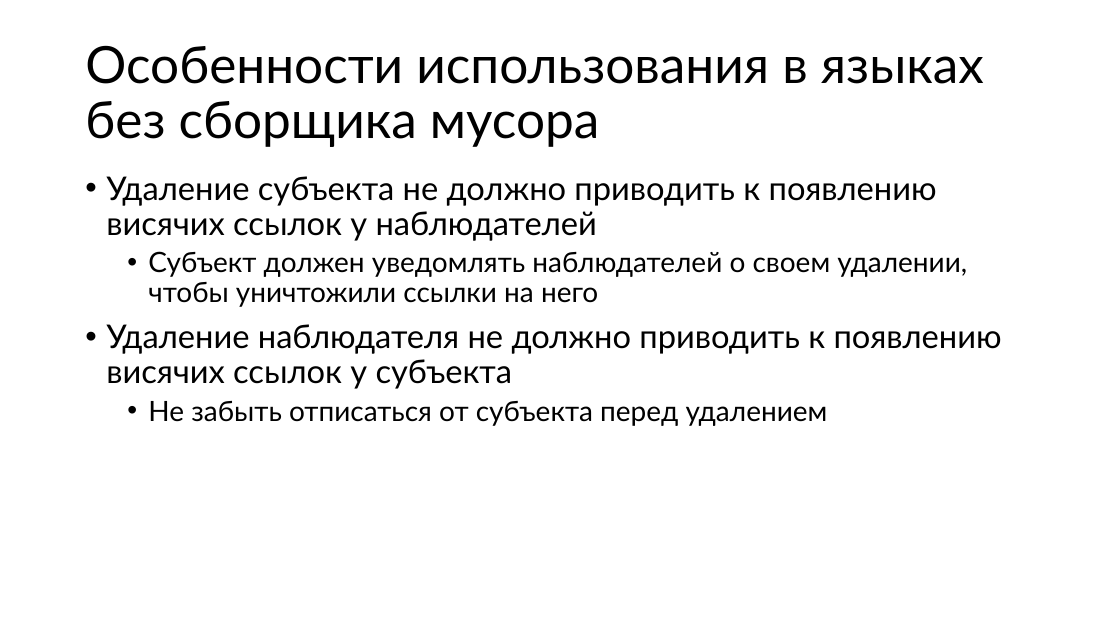
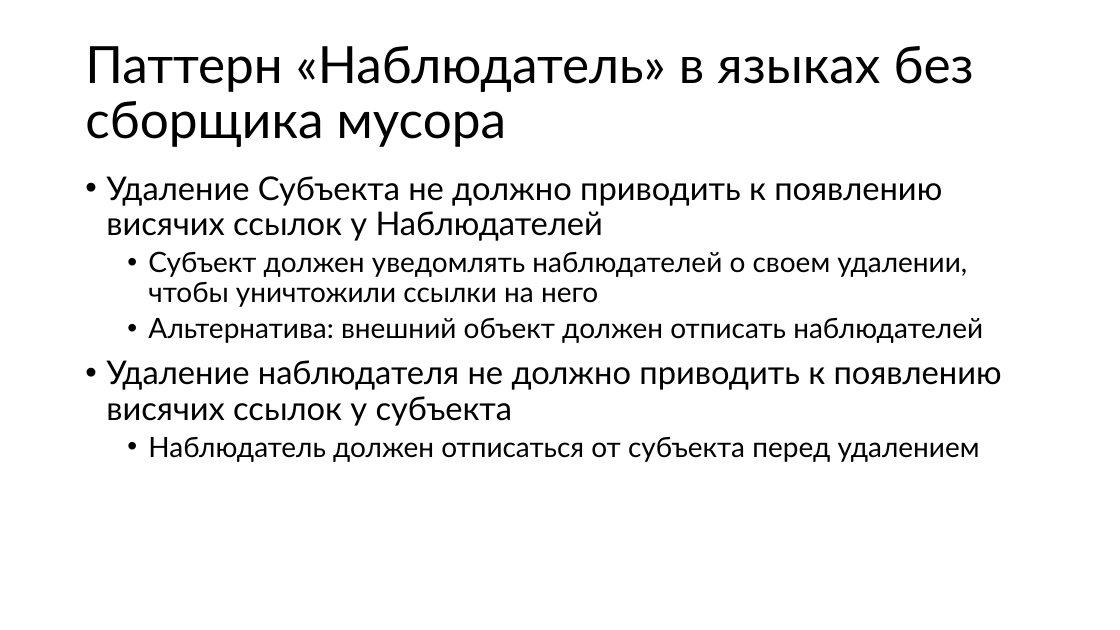
Before and after one commit to alexey-malov/ood, a slide deck: slide 41 of lectures/02.observer/observer.pptx (slide 40 before the commit). Drawn at 1120x630 pixels with LibreOffice and Linux fonts; fonts in the diff are those of the drawing. Boxes give left, top, right and bottom in pixels: in the first picture for what was removed or moved away, otherwise in the second. Text is boxed around its words. In the diff, an @@ line names an element or a change of style, - is before the commit and + after.

Commit message:
обновил лекцию по паттерну "Наблюдатель"

```diff
--- a/lectures/02.observer/observer.pptx
+++ b/lectures/02.observer/observer.pptx
@@ title at [85,46,974,147]: text changed @@
-Особенности использования в языках без сборщика мусора
+Паттерн «Наблюдатель» в языках без сборщика мусора
@@ text at [106,176,942,241]: text changed @@
-• Удаление субъекта не должно приводить к появлению висячих ссылок у наблюдателей
+• Удаление Субъекта не должно приводить к появлению висячих ссылок у Наблюдателей
@@ text at [148,318,983,343]: paragraph added @@
+  • Альтернатива: внешний объект должен отписать наблюдателей
@@ text at [148,437,980,462]: text changed @@
-  • Не забыть отписаться от субъекта перед удалением
+  • Наблюдатель должен отписаться от субъекта перед удалением
```
Also in this commit, not shown: 7 other slides changed, 5 slides added, 2 slides removed, 1 other file.
